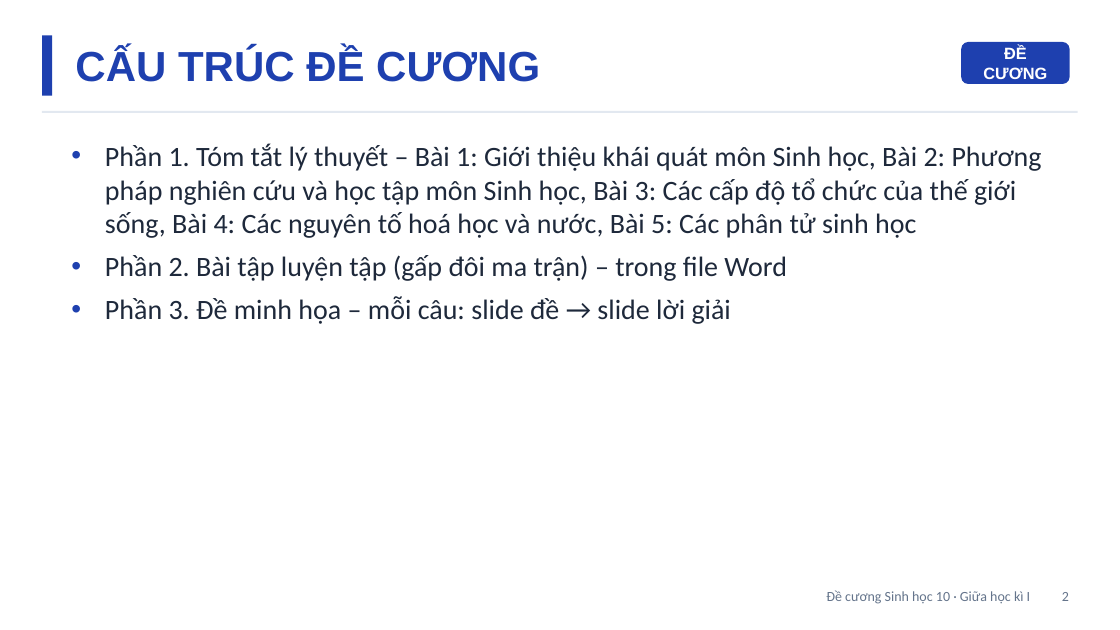
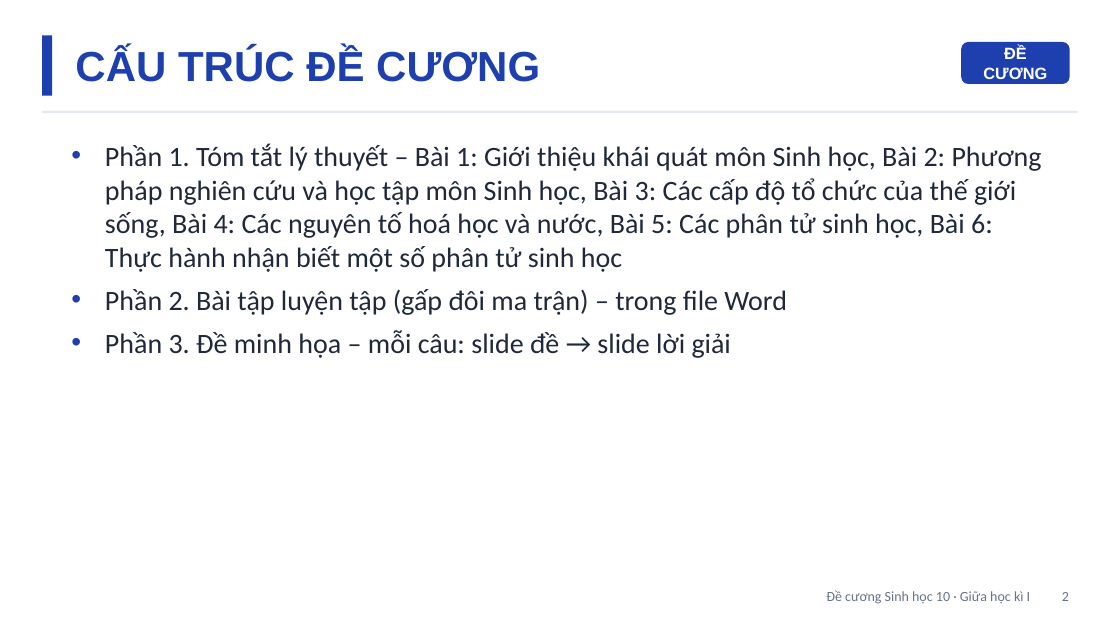
Before and after one commit to Trangtu66/Taode_thi_online, a slide deck: slide 2 of mon/sinh_hoc/de_cuong/lop10/DeCuong_SINH10_GK1.pptx. Drawn at 1120x630 pixels with LibreOffice and Linux fonts; fonts in the diff are those of the drawing. Boxes give left, top, right and bottom in pixels: in the first picture for what was removed or moved away, otherwise in the second. Text is boxed around its words. In the diff, an @@ line names an element or a change of style, - is before the commit and + after.

```diff
--- a/mon/sinh_hoc/de_cuong/lop10/DeCuong_SINH10_GK1.pptx
+++ b/mon/sinh_hoc/de_cuong/lop10/DeCuong_SINH10_GK1.pptx
@@ text at box(105, 143, 1042, 272): text changed @@
-• Phần 1. Tóm tắt lý thuyết – Bài 1: Giới thiệu khái quát môn Sinh học, Bài 2: Phương pháp nghiên cứu và học tập môn Sinh học, Bài 3: Các cấp độ tổ chức của thế giới sống, Bài 4: Các nguyên tố hoá học và nước, Bài 5: Các phân tử sinh học
+• Phần 1. Tóm tắt lý thuyết – Bài 1: Giới thiệu khái quát môn Sinh học, Bài 2: Phương pháp nghiên cứu và học tập môn Sinh học, Bài 3: Các cấp độ tổ chức của thế giới sống, Bài 4: Các nguyên tố hoá học và nước, Bài 5: Các phân tử sinh học, Bài 6: Thực hành nhận biết một số phân tử sinh học
```
Also in this commit, not shown: 46 other slides changed, 1 slide added, 34 other files.
